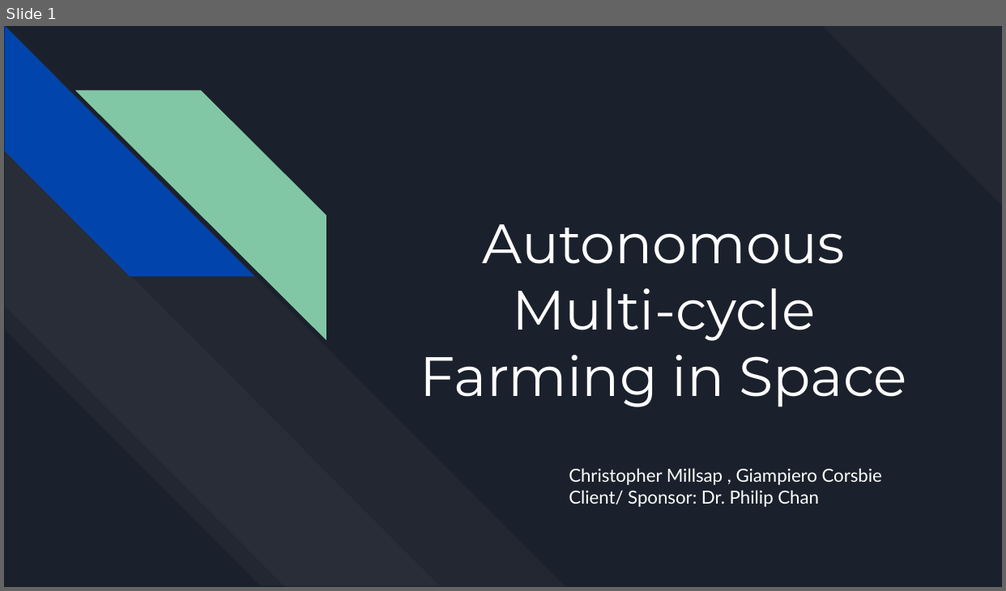
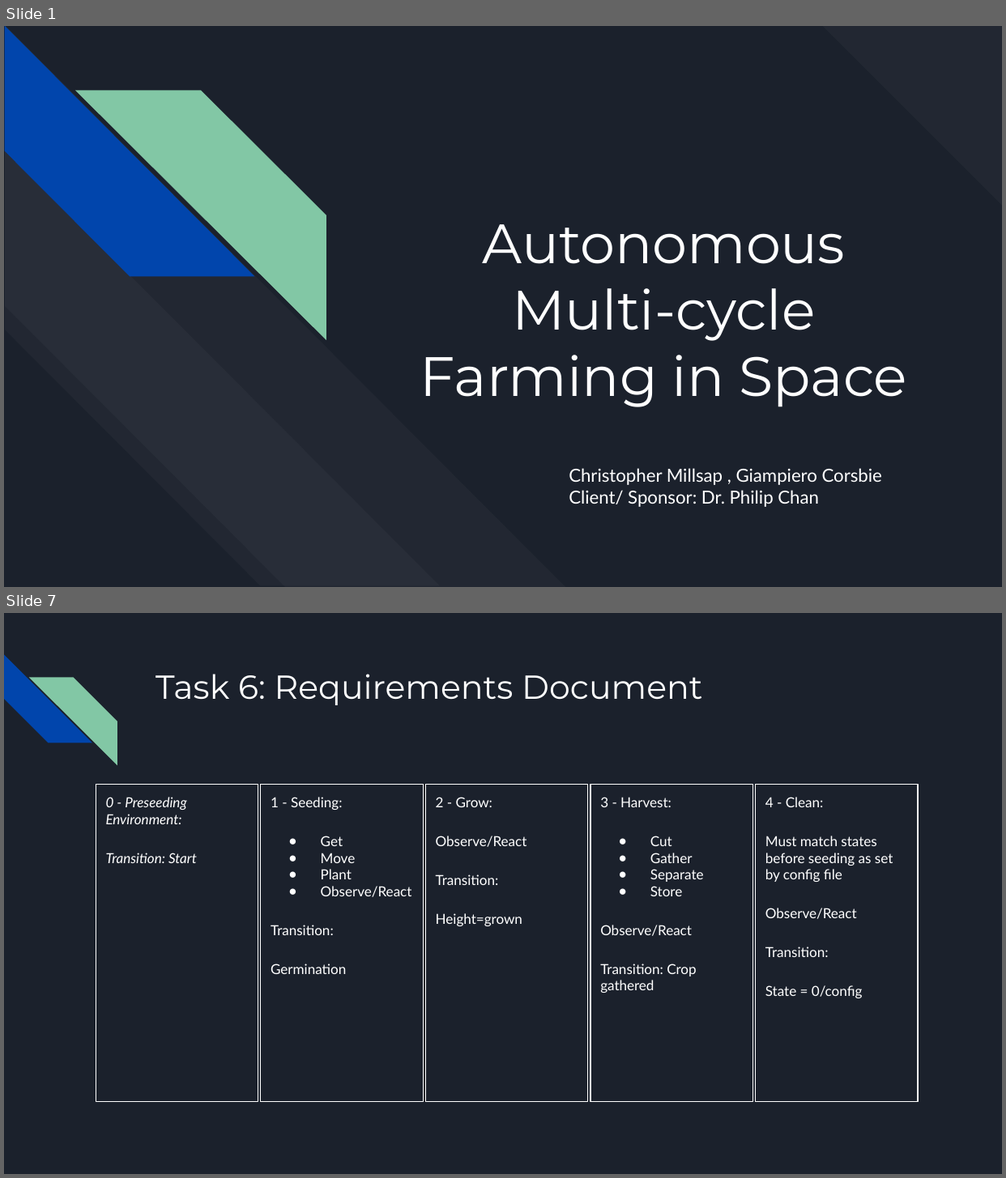
Before and after one commit to killsap/automated-multi-cycle-farming-in-space-website, a slide deck: docs/Milestone1Presentation.pptx. Shown one above the other, each under a label of ours: slide 1 before the commit, slides 1 and 7 after it; the slides between them are not shown. The pictures are 1006x591 and 1006x1178 pixels, drawn with LibreOffice and Linux fonts; fonts in the diff are those of the drawing. Boxes give left, top, right and bottom in pixels: in the first picture for what was removed or moved away, otherwise in the second. Text is boxed around its words. In the diff, an @@ line names an element or a change of style, - is before the commit and + after.

```diff
--- a/docs/Milestone1Presentation.pptx
+++ b/docs/Milestone1Presentation.pptx
@@ slide 7 added at box(4, 613, 1002, 1174), background #1B212C @@
@@ diag stripe added at box(4, 655, 91, 743), fill #0145AC @@
@@ diag stripe added at box(29, 677, 117, 764), fill #82C7A5 @@
@@ title added at box(155, 674, 702, 705), 24 pt, text #FFFFFF @@
+Task 6: Requirements Document
@@ text added at box(96, 784, 258, 1101), outline #FFFFFF 0.75 pt, 10 pt, text #FFFFFF, italic @@
+0 - Preseeding Environment:
+Transition: Start
@@ text added at box(261, 784, 423, 1101), outline #FFFFFF 0.75 pt, 10 pt, text #FFFFFF @@
+1 - Seeding:
+● Get
+● Move
+● Plant
+● Observe/React
+Transition:
+Germination
@@ text added at box(425, 784, 588, 1101), outline #FFFFFF 0.75 pt, 10 pt, text #FFFFFF @@
+2 - Grow:
+Observe/React
+Transition:
+Height=grown
@@ text added at box(590, 784, 753, 1101), outline #FFFFFF 0.75 pt, 10 pt, text #FFFFFF @@
+3 - Harvest:
+● Cut
+● Gather
+● Separate
+● Store
+Observe/React
+Transition: Crop gathered
@@ text added at box(756, 784, 918, 1101), outline #FFFFFF 0.75 pt, 10 pt, text #FFFFFF @@
+4 - Clean:
+Must match states before seeding as set by config file
+Observe/React
+Transition:
+State = 0/config
```
Also in this commit, not shown: 6 slides changed, 6 other slides added, 1 slide removed.
